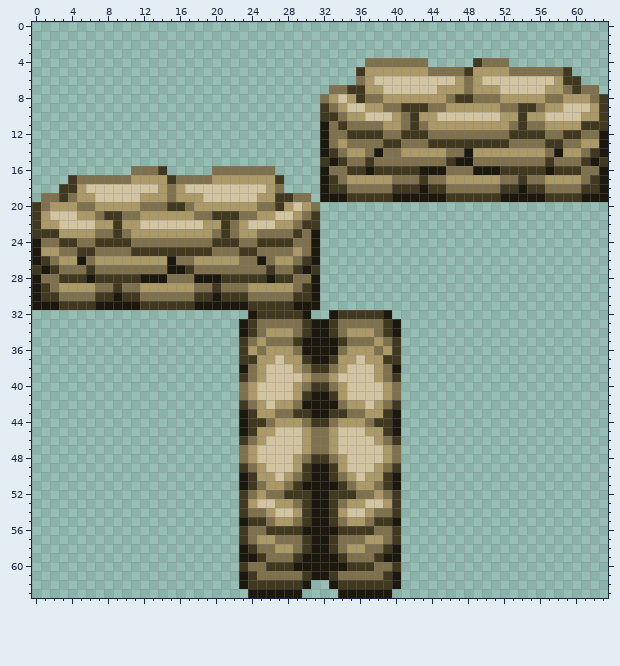
Pixel-art sprite, stored at Resources/Textures/_RMC14/Structures/Walls/Barricades/barricade.rsi/sandbag.png. Above: the version before the commit.
The file is 64x64 pixels. Colours within 5 levels of each other are drawn and written as one.
The result:
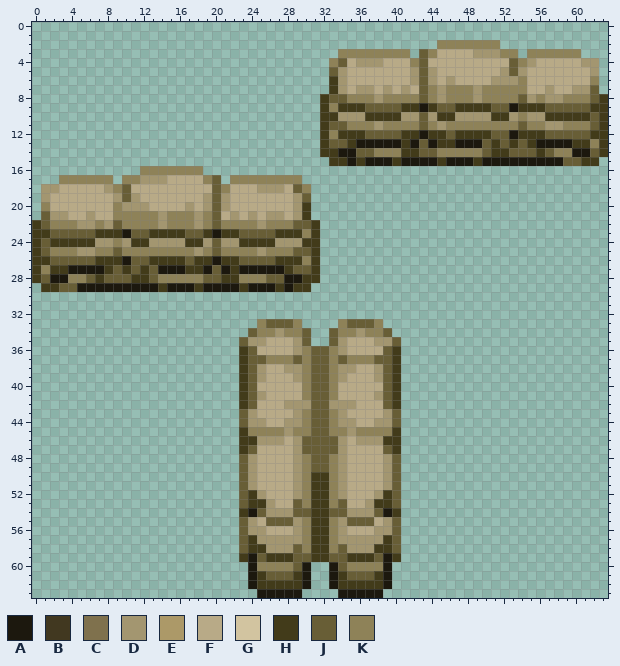
Palette (. is transparent): A #1c180e  B #413820  C #7f714d  D #a39670  E #ac9968  F #b8aa87  G #d2c4a0  H #423b1a  J #685e36  K #8e8258
Diff:
Changed rows in their new state; - is an unchanged pixel.
first column x 0:
 2 ---------------------------------------------KKKKKKK------------
 3 ----------------------------------KKKKKKKK-JKFFFFDDDKK-KKKKKK---
 4 ---------------------------------KJFDDDFFFKJFFFFFFFFFJKDFFFFFDD-
 5 ---------------------------------JDFFFFFFFDJDFFFFFFFDJDFFFFFFFD-
 6 ---------------------------------HDFFFFFFFDJDFDFFFFDDDKFFFFFFFK-
 7 ---------------------------------HDFDDFDFDFJKDKKKDKKKKKFFDFFDDJ-
 8 --------------------------------HJJKKKDKKKKJKDKKKDKKKKJDKDDKKKJH
 9 --------------------------------HKHHHJJJJHHAHJJHHHHJJAHHHJJJJJHH
10 --------------------------------HHDDDHHHHDDJDHHDDDDHHDKDDHHHHHJH
11 --------------------------------HJJKKKDKKKKJKDKKKKKKKKJKKDDKKKJH
12 --------------------------------HKHHHJJJJHHAHHJHHHHJJAHHHJJJJJHH
13 --------------------------------HJJHAAAAAHAJAHHAAAJHJHJHAAAAHHKH
14 --------------------------------HHAAJJKKKHHJJKKKKKJHHJJJHJKKAAJH
15 --------------------------------.HHAHAAAHAAAAHA--HAAAAAAAAAJJHH.
16 -----------.KKKKKKK-.......-----................................
17 ---KKKKKK.KKDDDFFFFKJ.KKKKKKKK--................................
18 -DDFFFFFDKJFFFFFFFFFJKFFFDDDFJK-................................
19 -DFFFFFFFDJDFFFFFFFDJDFFFFFFFDJ-................................
20 .KFFFFFFFKDDDFFFFDFDJDFFFFFFFDH.--------------------------------
21 .JDDFFDFFKKKKKDKKKDKJFDFDFDDFDH.--------------------------------
22 HJKKKDDKDJKKKKDKKKDKJKKKKDKKKJJH--------------------------------
23 HHJJJJJHHHAJJHHHHJJHAHHJJJJHHHKH--------------------------------
24 HJHHHHHDDKDHHDDDDHHDJDDHHHHDDDHH--------------------------------
25 HJKKKDDKKJKKKKKKKKDKJKKKKDKKKJJH--------------------------------
26 HHJJJJJHHHAJJHHHHJHHAHHJJJJHHHKH--------------------------------
27 HKHHAAAAHJHJHJA--HHAJAHAAAAAHJJH--------------------------------
28 HJAAKKJHJJJHHJKKKKKJJHHKKKJJAAHH--------------------------------
29 .HHJJAAAAAAAAAHAAAHAAAAHAAAHAHH.--------------------------------
30 ................................--------------------------------
31 ................................--------------------------------
32 ------------------------.......--.......------------------------
33 -----------------------..KJJJK....KJJJK..-----------------------
34 -----------------------.JKKDKKJ..JKKDKKJ.-----------------------
35 -----------------------JDDFFFDJ..JDFFFDDJ-----------------------
36 -----------------------HJFFFFDKJJKDFFFFJH-----------------------
37 -----------------------HJJKKKJKJJKJKKKJJH-----------------------
38 -----------------------HJDFFDDKJJKDDFFDJH-----------------------
39 -----------------------HJDFFFDKJJKDFFFDJH-----------------------
40 -----------------------HJFFFFFKJJKFFFFFJH-----------------------
41 -----------------------HJDFFFFKJJKFFFFDJH-----------------------
42 -----------------------HJFFFDDDJJDDDFFFJH-----------------------
43 -----------------------JDFFFFDKJJKDFFFFDJ-----------------------
44 -----------------------JDDFFDDKJJKDDFFDDJ-----------------------
45 -----------------------HKKKKDKKJJKKDKKKKH-----------------------
46 -----------------------HHDDDFDJJJJDFDDDHH-----------------------
47 -----------------------HJFFFFDJJJJDFFFFJH-----------------------
48 -----------------------JDFFFFDKJJKDFFFFDJ-----------------------
49 -----------------------JDFFFFDKJJKDFFFFDJ-----------------------
50 -----------------------JDFFFFDKHHKDFFFFDJ-----------------------
51 -----------------------JDFFFFDKHHKDFFFFDJ-----------------------
52 -----------------------JHDFFFDKHHKDFFFDHJ-----------------------
53 -----------------------JHHDFFJKHHKJFFDHHJ-----------------------
54 -----------------------HAJDDDJJHHJJDDDJAH-----------------------
55 -----------------------JDFJJJDKHHKDJJJFDJ-----------------------
56 -----------------------JDDFFFDKHHKDFFFDDJ-----------------------
57 -----------------------JHDDDDDKHHKDDDDDHJ-----------------------
58 -----------------------JHHDDDJKHHKJDDDHHJ-----------------------
59 -----------------------H-JHHHJJHHJJHHHJ-H-----------------------
60 -----------------------.AKKKKJ-..-JKKKKA.-----------------------
61 -----------------------.AHJJJHA..AHJJJHA.-----------------------
62 -----------------------.AHHHHH----HHHHHA.-----------------------
63 ------------------------.--------------.------------------------
Changed places in both pictures, as pixel boxes (x1, y1, x2, y2):
changed: (32, 40, 608, 598)
